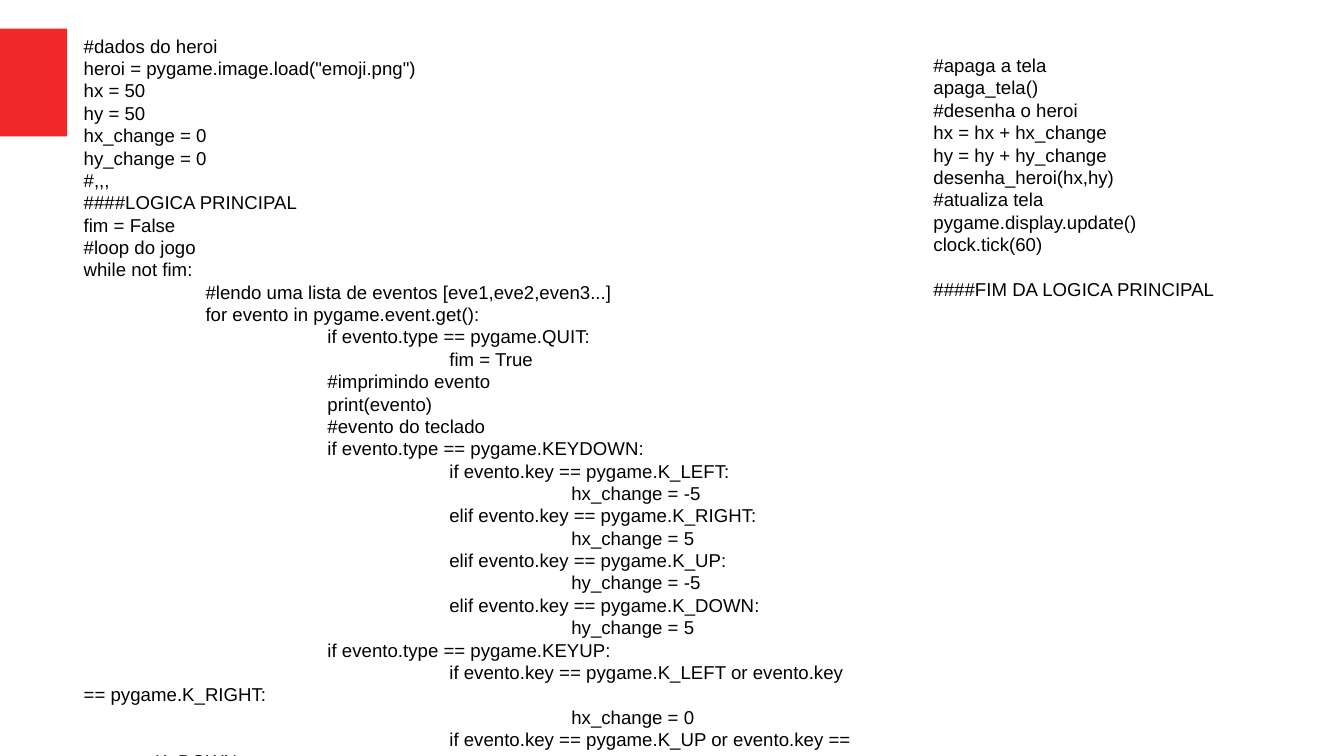
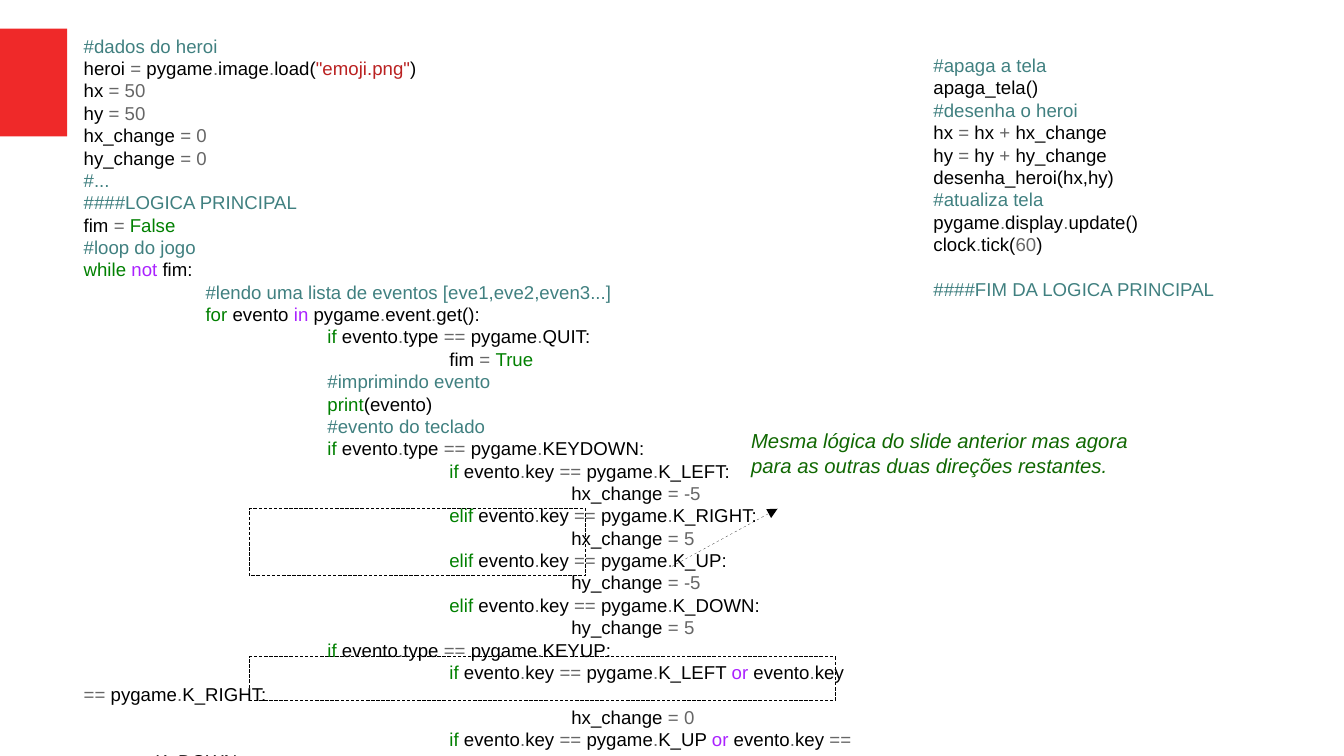
Before and after one commit to jeffersoncarvalho/SESCOMP-2019, a slide deck: slide 13 of curso-pygame.odp. Drawn at 1344x756 pixels with LibreOffice and Linux fonts; fonts in the diff are those of the drawing. Boxes give left, top, right and bottom in pixels: in the first picture for what was removed or moved away, otherwise in the second. Text is boxed around its words. In the diff, an @@ line names an element or a change of style, - is before the commit and + after.

```diff
--- a/curso-pygame.odp
+++ b/curso-pygame.odp
@@ text at (84, 39, 843, 750): text changed; text colour #000000 to #408080 @@
-#,,,
+#...
@@ text at (84, 39, 843, 750): text colour #000000 to #408080 in "#dados do heroi", "####LOGICA PRINCIPAL", "#loop do jogo", "#lendo uma lista de eventos [eve1,eve2,even3...]" and 2 more places; text colour #000000 to #666666 in "= pygame.image.load("emoji.png")", "= 50", "= 50", "= 0" and 19 more places; text colour #000000 to #BA2121 in "pygame.image.load("emoji.png")"; text colour #000000 to #008000 in "False", "while", "for", "if" and 10 more places; text colour #000000 to #AA22FF in "not", "in", "or", "or" @@
@@ text at (933, 58, 1214, 296): text colour #000000 to #408080 in "#apaga a tela", "#desenha o heroi", "#atualiza tela", "####FIM DA LOGICA PRINCIPAL"; text colour #000000 to #666666 in "= +", "= +", "pygame.display.update()", "clock.tick(60)" @@
@@ text added at (751, 433, 1128, 478), 12 pt, text #106802, italic @@
+Mesma lógica do slide anterior mas agora para as outras duas direções restantes.
@@ rectangle added at (250, 509, 587, 576), fill #FFFFFF, outline #000000 0 pt @@
@@ arrow added from (672, 567) to (778, 509), #000000 0 pt @@
@@ rectangle added at (250, 657, 835, 701), fill #FFFFFF, outline #000000 0 pt @@
```
Also in this commit, not shown: 9 other slides changed, 1 other file.
